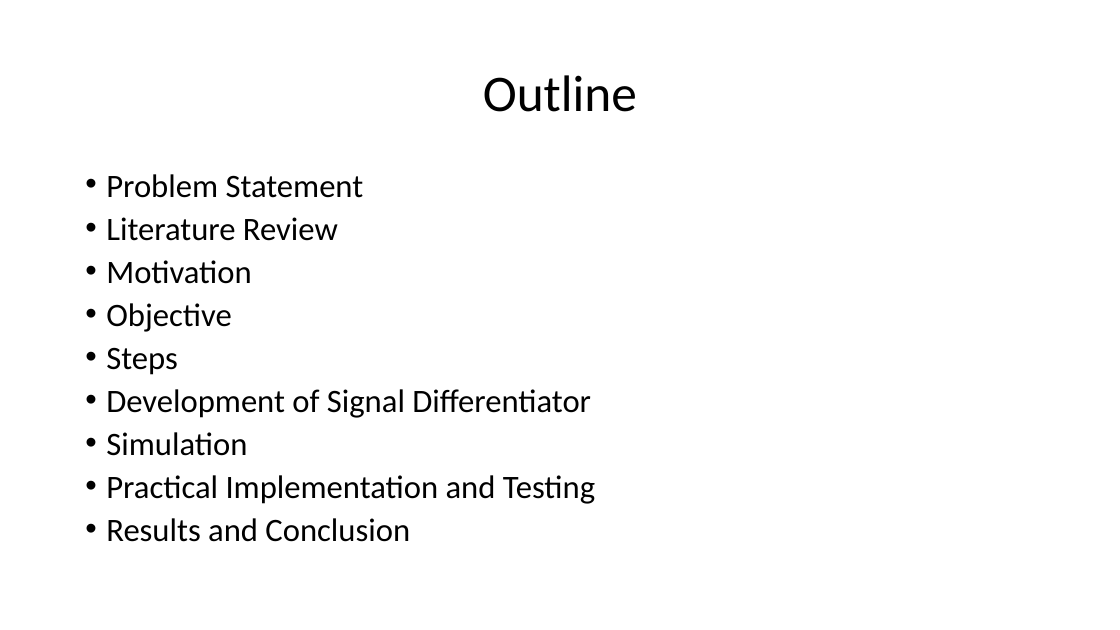
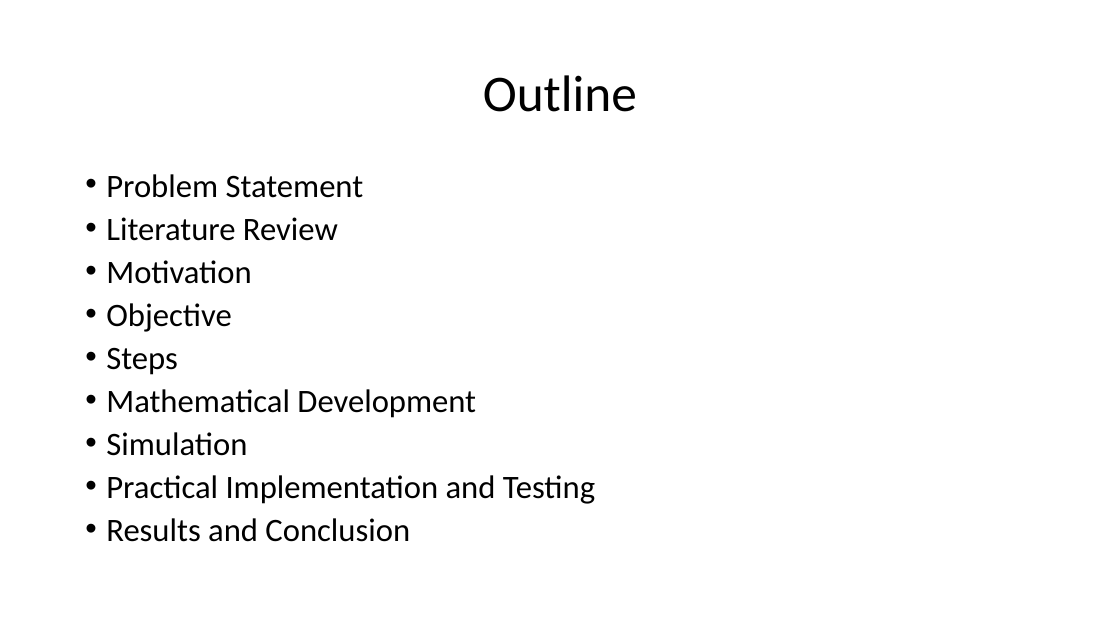
Before and after one commit to basharnavaz/manuscript, a slide deck: slide 2 of defencee.pptx. Drawn at 1120x630 pixels with LibreOffice and Linux fonts; fonts in the diff are those of the drawing. Boxes give left, top, right and bottom in pixels: in the first picture for what was removed or moved away, otherwise in the second. Text is boxed around its words. In the diff, an @@ line names an element or a change of style, - is before the commit and + after.

```diff
--- a/defencee.pptx
+++ b/defencee.pptx
@@ text at box(106, 389, 476, 418): text changed @@
-• Development of Signal Differentiator
+• Mathematical Development
```
Also in this commit, not shown: 2 other slides changed, 15 other files.
